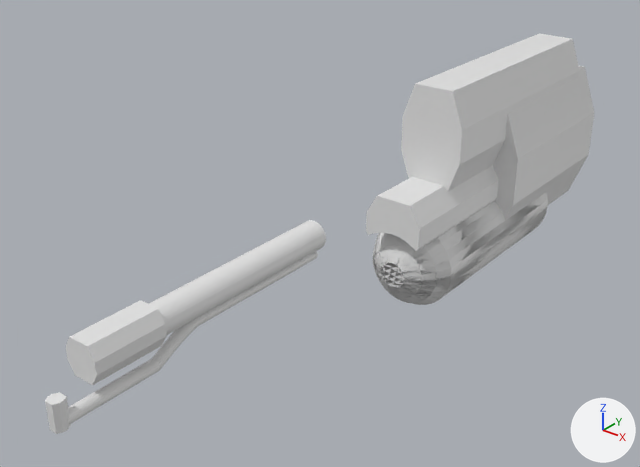
Renders of the Blender file resources/weapon_007_flamethrower.blend from each side of a commit.
Camera for both pictures: a 50 mm camera at (2.51, -4.24, 1.94) aimed at (-0.24, -0.8, -0.2). Every picture has the same lights, and +X, +Y and +Z are marked at lower right.

Before the edit, the objects in view are built like this:
```python
ob_cube_001 = bpy.data.objects.new('Cube.001', me_cube_001)
ob_cube_001.location = (0.0, -2.399, 0.0)
ob_cube_001.scale = (0.362, 0.148, 0.362)
ob_cube_002 = bpy.data.objects.new('Cube.002', me_cube_002)
ob_cube_002.location = (0.0, -2.709, -0.169)
ob_cube_002.rotation_euler = (1.571, 0.0, 0.0)  # degrees (90, 0, 0)
ob_cube_002.scale = (0.138, 0.0566, 0.138)
ob_cube_003 = bpy.data.objects.new('Cube.003', me_cube_003)
ob_cube_003.location = (0.0, 0.437, -0.236)
ob_cube_003.rotation_euler = (0.0, 3.142, 0.0)  # degrees (0, 180, 0)
ob_cube_003.scale = (0.733, 0.733, 0.733)
ob_cube_004 = bpy.data.objects.new('Cube.004', me_cube_004)
ob_cube_004.location = (0.0, 1.022, -0.161)
ob_cube_004.rotation_euler = (0.0, 3.142, 0.0)  # degrees (0, 180, 0)
ob_cube_004.scale = (1.2, 0.471, -1.89)
ob_cube_006 = bpy.data.objects.new('Cube.006', me_cube_007)
ob_cube_006.location = (0.0, 0.689, 0.199)
ob_cube_006.rotation_euler = (0.0, 3.142, 0.0)  # degrees (0, 180, 0)
ob_cube_006.scale = (0.807, 0.642, -1.27)
ob_cylinder = bpy.data.objects.new('Cylinder', me_cylinder)
ob_cylinder.location = (0.0, -1.778, 0.0)
ob_cylinder.rotation_euler = (4.712, 0.0, 0.0)  # degrees (270, 0, 0)
ob_cylinder.scale = (0.0763, 0.0763, 0.629)
ob_cylinder_001 = bpy.data.objects.new('Cylinder.001', me_cylinder_001)
ob_cylinder_001.location = (0.0, 0.403, -0.538)
ob_cylinder_001.rotation_euler = (4.712, 3.142, 0.0)  # degrees (270, 180, 0)
ob_cylinder_001.scale = (0.274, 0.274, 1.23)
ob_cylinder_002 = bpy.data.objects.new('Cylinder.002', me_cylinder_002)
ob_cylinder_002.location = (0.0, -2.468, -0.207)
ob_cylinder_002.rotation_euler = (4.712, 0.0, 0.0)  # degrees (270, 0, 0)
ob_cylinder_002.scale = (0.0305, 0.0305, 0.251)
ob_cylinder_003 = bpy.data.objects.new('Cylinder.003', me_cylinder_003)
ob_cylinder_003.location = (0.0, -1.571, -0.101)
ob_cylinder_003.rotation_euler = (4.712, 0.0, 0.0)  # degrees (270, 0, 0)
ob_cylinder_003.scale = (0.0305, 0.0305, 0.413)
```
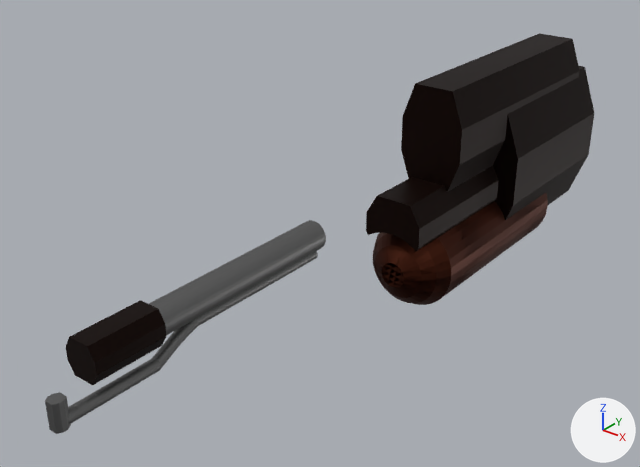
Edits to the bpy script that builds the scene:
```text
Change mat_material:
    mat_material.base_color: (0.8, 0.8, 0.8) -> (0.01, 0.00362, 0.00231)  # white #e7e7e7 -> black #190c08
    mat_material.metallic: 0.0 -> 0.533
Add mat_tube:
    mat_tube = principled_material('Tube')
    mat_tube.base_color = (0.202, 0.202, 0.202)  # grey #7c7c7c
    mat_tube.metallic = 1.0
Add mat_canister:
    mat_canister = principled_material('Canister')
    mat_canister.base_color = (0.0766, 0.0189, 0.00933)  # brown #4e2518
    mat_canister.metallic = 0.908
    mat_canister.specular_ior_level = 0.142
Change me_cylinder:
    where me_cylinder.from_pydata(...)  # 64 vertices, 34 faces; spans x -1.0..1.0, y -1.0..1.0, z -1.0..1.0
    add me_cylinder.materials.append(mat_tube)  # grey #7c7c7c
Change me_cylinder_001:
    where me_cylinder_001.from_pydata(...)  # 160 vertices, 130 faces; spans x -1.0..1.0, y -1.0..1.0, z -0.68..0.0
    add me_cylinder_001.materials.append(mat_canister)  # brown #4e2518
Change me_cube_002:
    where me_cube_002.from_pydata(...)  # 32 vertices, 30 faces; spans x -0.25..0.25, y -1.21..1.21, z -0.25..0.25
    remove me_cube_002.materials.append(mat_material)  # white #e7e7e7
    add me_cube_002.materials.append(mat_tube)  # grey #7c7c7c
Change me_cylinder_002:
    where me_cylinder_002.from_pydata(...)  # 64 vertices, 34 faces; spans x -1.0..1.0, y -1.0..1.0, z -1.0..1.0
    add me_cylinder_002.materials.append(mat_tube)  # grey #7c7c7c
Change me_cylinder_003:
    where me_cylinder_003.from_pydata(...)  # 192 vertices, 162 faces; spans x -1.0..1.0, y -1.0..4.46, z -1.56..1.0
    add me_cylinder_003.materials.append(mat_tube)  # grey #7c7c7c
```

What differs and where, as boxes [x1, y1, x2, y2] in the pictures (640 x 467 px):
'Cube.006', recoloured, surface changed (grey to black): [401, 33, 579, 192] in both
'Cube.004', recoloured, surface changed (grey to black): [493, 66, 594, 220] in both
'Cylinder.001', recoloured (grey to brown): [373, 193, 548, 305] in both
'Cube.003', recoloured, surface changed (grey to black): [366, 166, 499, 251] in both
'Cylinder', recoloured (white to grey): [149, 220, 326, 335] in both
'Cube.001', recoloured, surface changed (grey to black): [66, 300, 166, 385] in both
'Cylinder.003', recoloured: [153, 251, 318, 368] in both
'Cylinder.002', recoloured: [68, 358, 161, 424] in both
'Cube.002', recoloured, surface changed: [45, 392, 71, 434] in both
